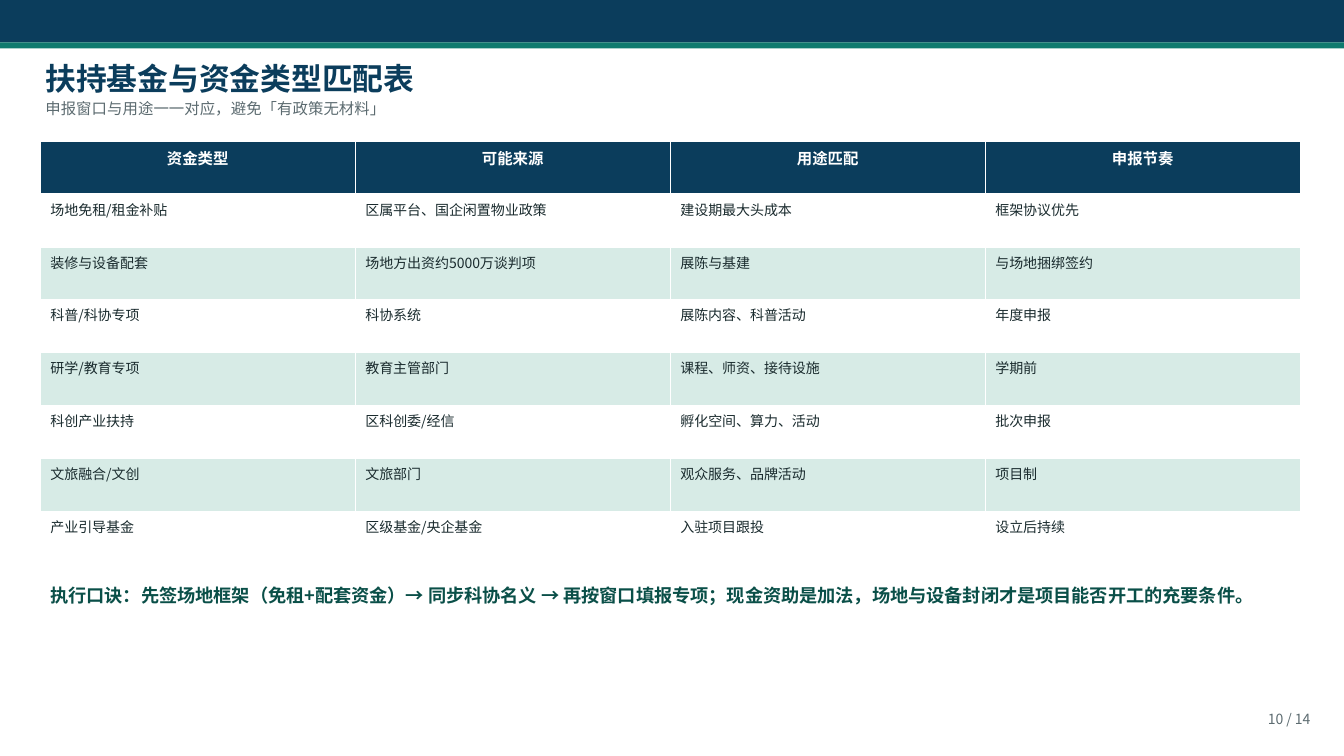
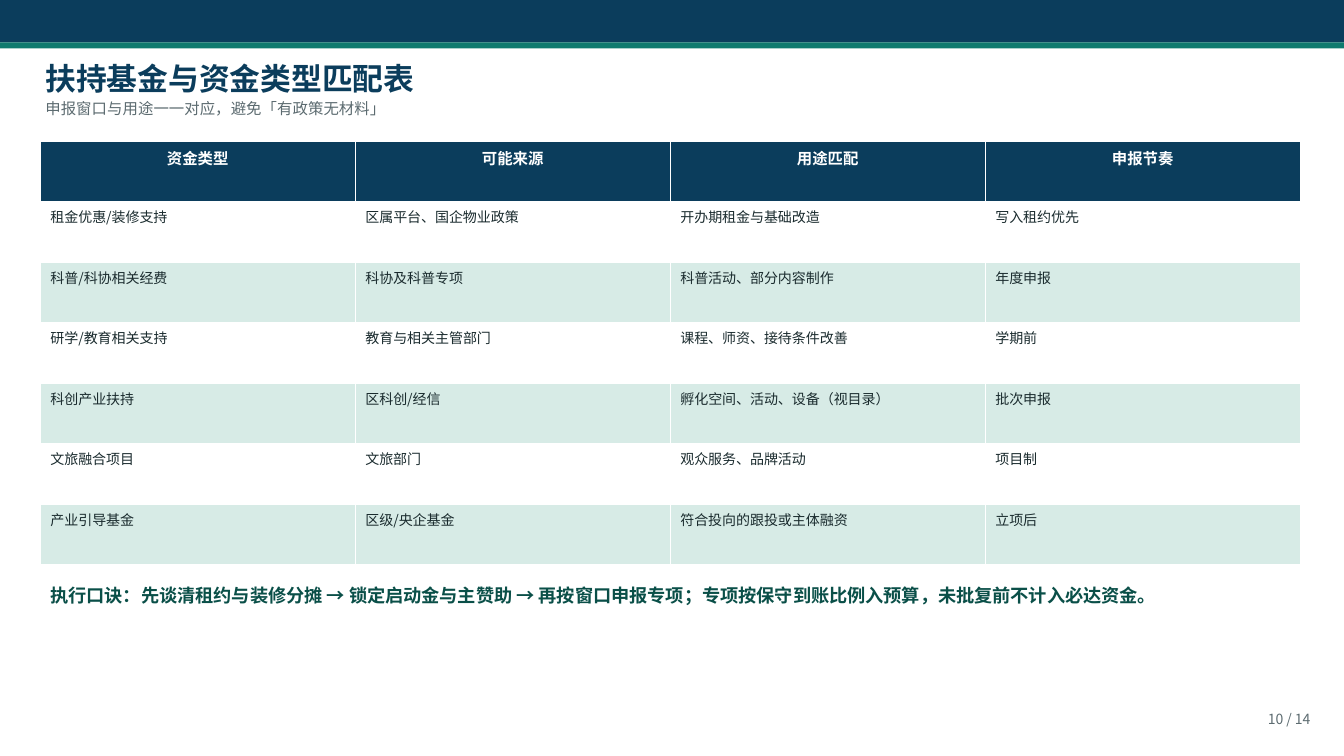
Before and after one commit to hujigang2010-maker/AIDEN, a slide deck: slide 10 of deliverables/上海AI博物馆_可执行落地方案.pptx. Drawn at 1344x756 pixels with LibreOffice and Linux fonts; fonts in the diff are those of the drawing. Boxes give left, top, right and bottom in pixels: in the first picture for what was removed or moved away, otherwise in the second. Text is boxed around its words. In the diff, an @@ line names an element or a change of style, - is before the commit and + after.

```diff
--- a/deliverables/上海AI博物馆_可执行落地方案.pptx
+++ b/deliverables/上海AI博物馆_可执行落地方案.pptx
@@ table at bbox=[40, 141, 1299, 565] @@
-row 2: 场地免租/租金补贴 | 区属平台、国企闲置物业政策 | 建设期最大头成本 | 框架协议优先
-row 3: 装修与设备配套 | 场地方出资约5000万谈判项 | 展陈与基建 | 与场地捆绑签约
-row 4: 科普/科协专项 | 科协系统 | 展陈内容、科普活动 | 年度申报
-row 5: 研学/教育专项 | 教育主管部门 | 课程、师资、接待设施 | 学期前
-row 6: 科创产业扶持 | 区科创委/经信 | 孵化空间、算力、活动 | 批次申报
-row 7: 文旅融合/文创 | 文旅部门 | 观众服务、品牌活动 | 项目制
-row 8: 产业引导基金 | 区级基金/央企基金 | 入驻项目跟投 | 设立后持续
+row 2: 租金优惠/装修支持 | 区属平台、国企物业政策 | 开办期租金与基础改造 | 写入租约优先
+row 3: 科普/科协相关经费 | 科协及科普专项 | 科普活动、部分内容制作 | 年度申报
+row 4: 研学/教育相关支持 | 教育与相关主管部门 | 课程、师资、接待条件改善 | 学期前
+row 5: 科创产业扶持 | 区科创/经信 | 孵化空间、活动、设备（视目录） | 批次申报
+row 6: 文旅融合项目 | 文旅部门 | 观众服务、品牌活动 | 项目制
+row 7: 产业引导基金 | 区级/央企基金 | 符合投向的跟投或主体融资 | 立项后
@@ text at bbox=[50, 586, 1156, 605]: text changed @@
-执行口诀：先签场地框架（免租+配套资金）→ 同步科协名义 → 再按窗口填报专项；现金资助是加法，场地与设备封闭才是项目能否开工的充要条件。
+执行口诀：先谈清租约与装修分摊 → 锁定启动金与主赞助 → 再按窗口申报专项；专项按保守到账比例入预算，未批复前不计入必达资金。
```
Also in this commit, not shown: 13 other slides changed, 7 other files.
